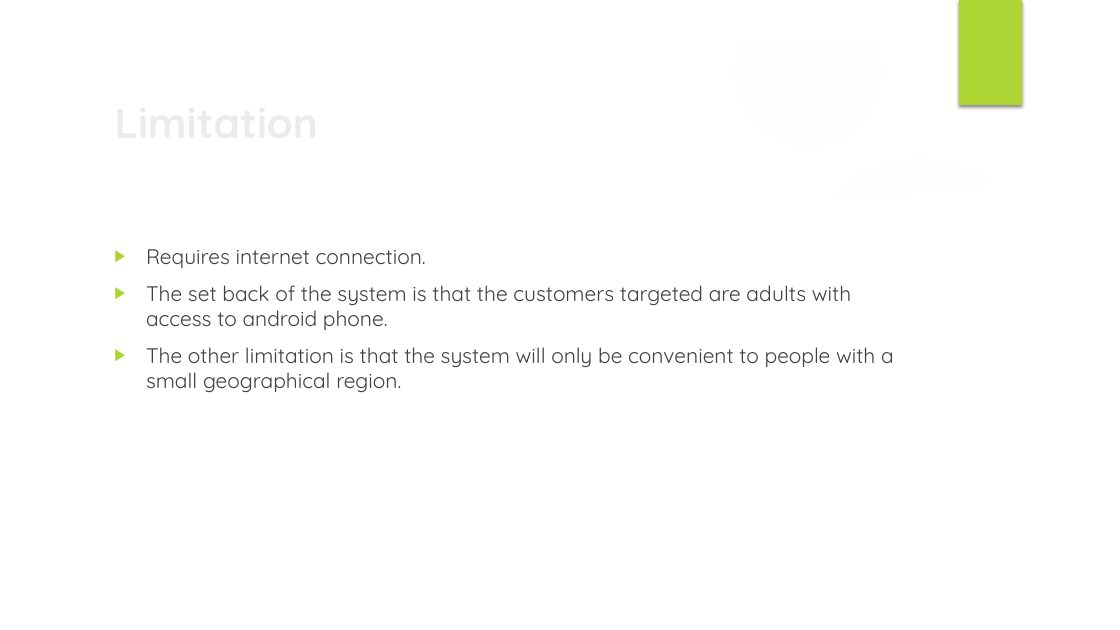
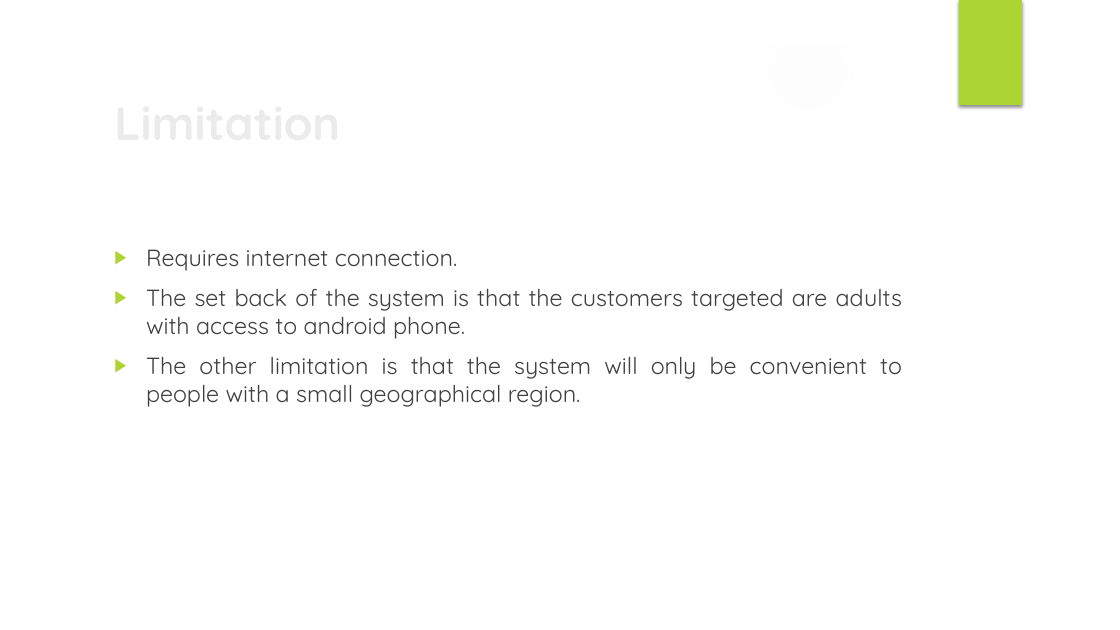
Before and after one commit to nsuspring2019cse299sec4/Group-7, a slide deck: slide 5 of Documentation/Proposal/Proposal_Group7.pptx. Drawn at 1120x630 pixels with LibreOffice and Linux fonts; fonts in the diff are those of the drawing; background and template pictures are left out. Boxes give left, top, right and bottom in pixels: in the first picture for what was removed or moved away, otherwise in the second. Text is boxed around its words. In the diff, an @@ line names an element or a change of style, - is before the commit and + after.

```diff
--- a/Documentation/Proposal/Proposal_Group7.pptx
+++ b/Documentation/Proposal/Proposal_Group7.pptx
@@ title "Limitation" at (106,89,911,154): size 36 to 40 pt @@
@@ text "Requires internet connection." at (146,249,902,407): size 18 to 20 pt; alignment left to justified @@
```
Also in this commit, not shown: 10 other slides changed.
